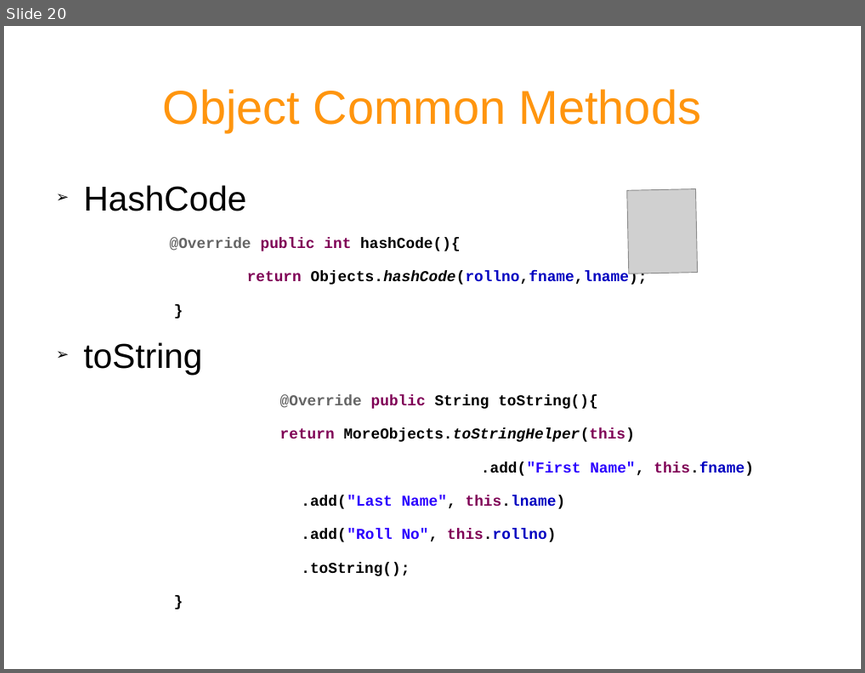
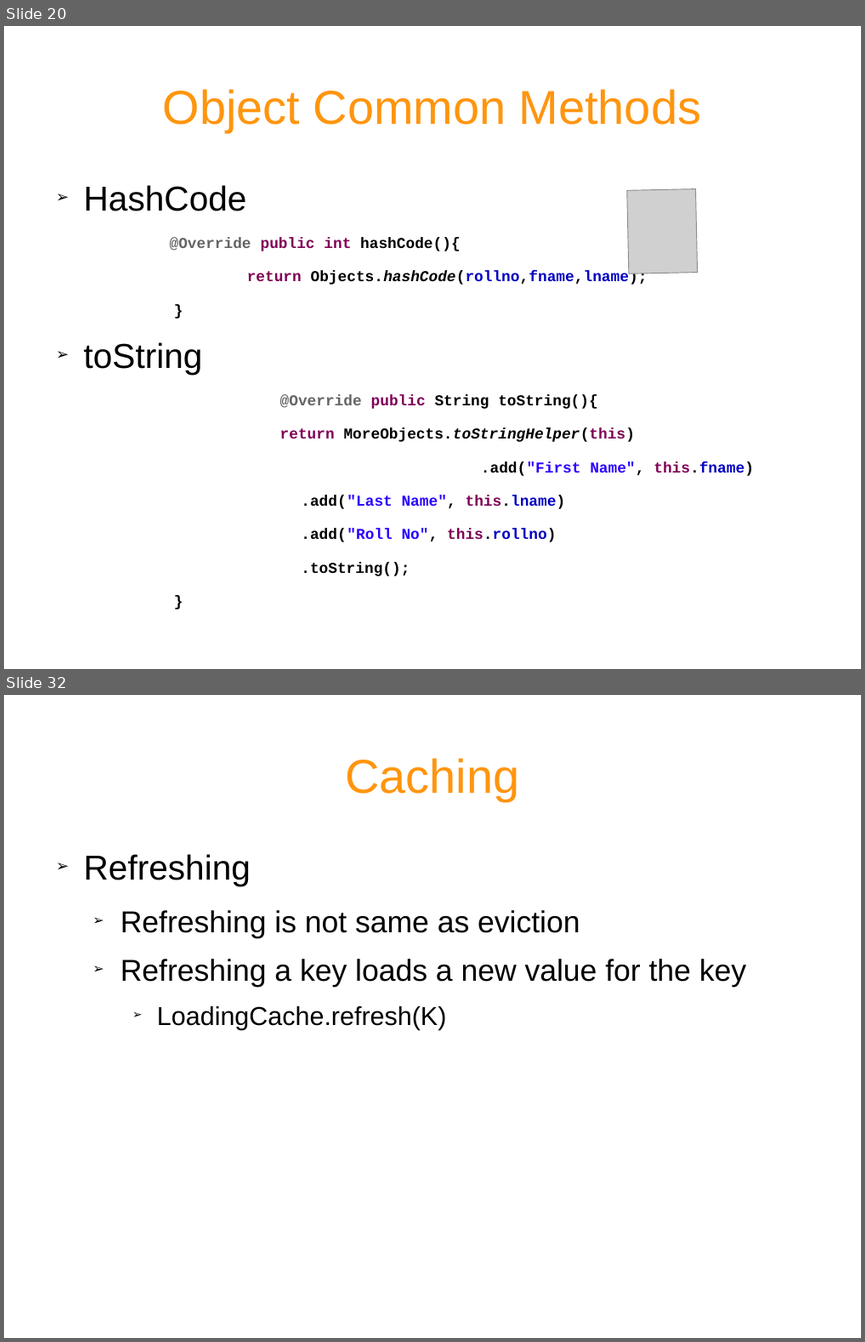
Before and after one commit to rohitvvv/published-papers, a slide deck: Gauva.odp. Shown one above the other, each under a label of ours: slide 20 before the commit, slides 20 and 32 after it; the slides between them are not shown. The pictures are 865x673 and 865x1342 pixels, drawn with LibreOffice and Linux fonts; fonts in the diff are those of the drawing; grey boxes stand for pictures. Boxes give left, top, right and bottom in pixels: in the first picture for what was removed or moved away, otherwise in the second. Text is boxed around its words. In the diff, an @@ line names an element or a change of style, - is before the commit and + after.

```diff
--- a/Gauva.odp
+++ b/Gauva.odp
@@ slide 32 added at [4,695,861,1338], background #FFFFFF @@
@@ title added at [345,758,519,801], 44 pt, text #FF950E @@
+Caching
@@ text added at [84,854,746,1030], 28 pt, text #000000 @@
+➢ Refreshing
+  ➢ Refreshing is not same as eviction
+  ➢ Refreshing a key loads a new value for the key
+    ➢ LoadingCache.refresh(K)
```
Also in this commit, not shown: 7 slides changed, 10 other slides added, 1 slide removed.
